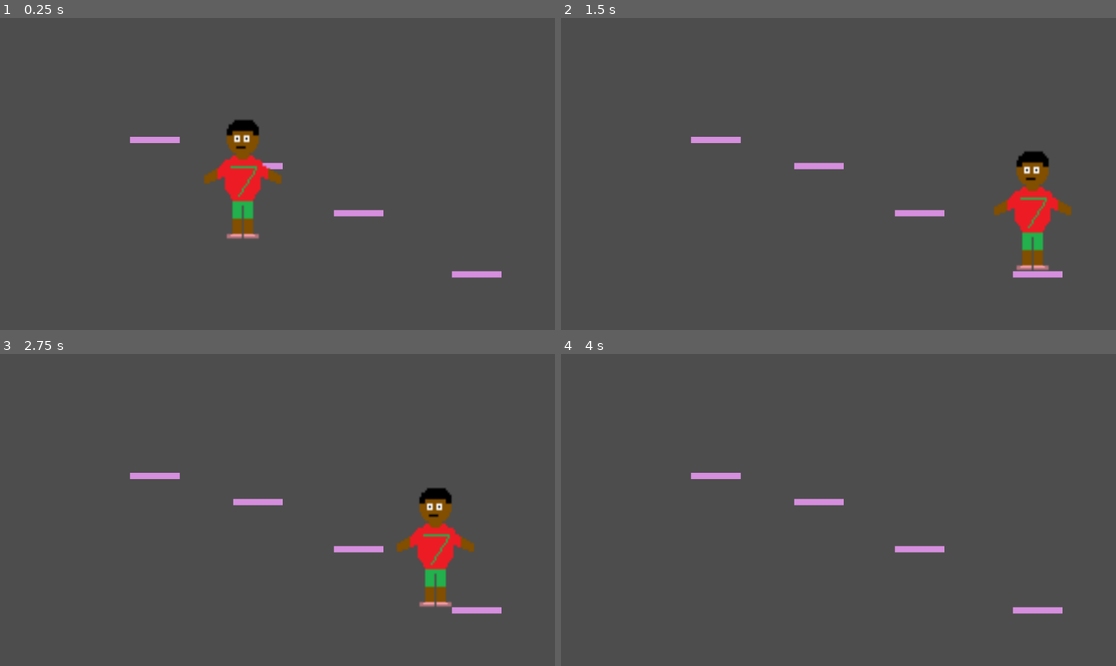
Above: before the commit, frames 1-4 (two rows, left to right).
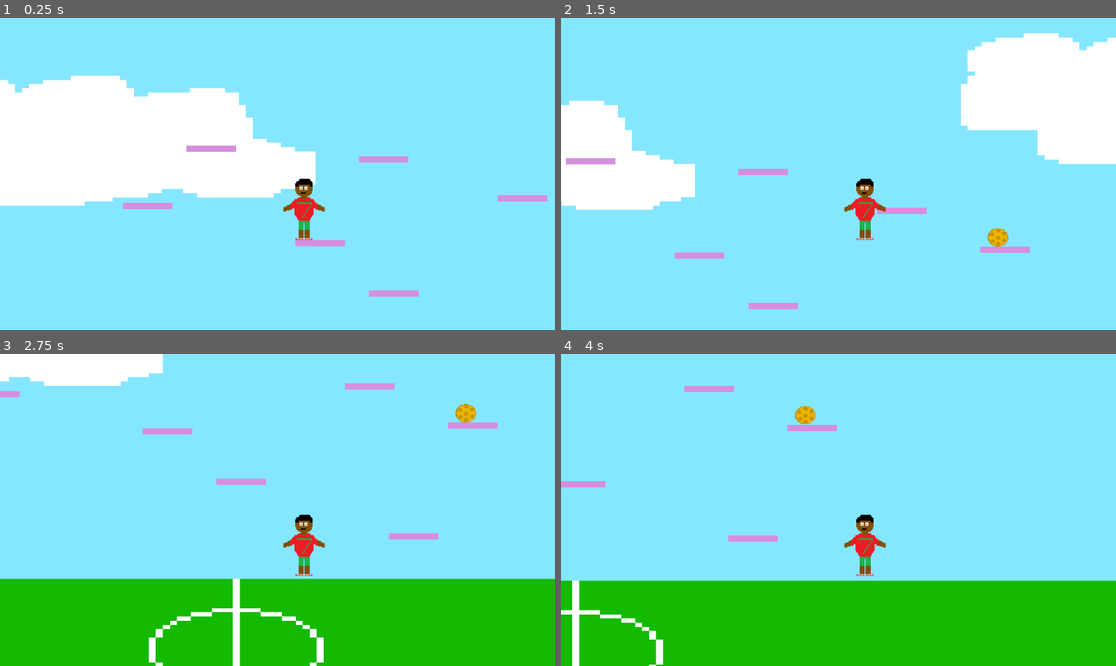
Above: after the commit, the same moments.

Repository: ishaanpatel-sketch/GoDot-game
Game: Godot game, scene res://main.tscn
Two runs of this game, one before a commit and one after it. Both use one fixed random seed, a clock stepped at 60 frames per second and the inputs below.
Inputs:
- Up to frame 1 (0.25 s): no input
- Up to frame 2 (1.5 s): tap Enter (ui_accept) at 0.5, 0.77 s; hold Right (ui_right) from 0.53 s (still down)
- Up to frame 3 (2.75 s): tap Enter (ui_accept) at 1.52 s; release Right (ui_right) at 2.03 s; hold Left (ui_left) from 2.03 s (still down)
- Up to frame 4 (4 s): release Left (ui_left) at 2.78 s; hold Right (ui_right) from 2.78 s (still down); tap Enter (ui_accept) at 3.02, 3.77 s

The runs differ from the first frame. In frame 1, 100% of the frame differs, in the area x 0-100%, y 0-100%; in frame 2, 100%; in frame 3, 100%; in frame 4, 100%.

Commit message:
Add files via upload

Diff:
--- /dev/null
+++ b/goal.gd
@@ -0,0 +1,15 @@
+extends Node2D
+
+
+# Called when the node enters the scene tree for the first time.
+func _ready() -> void:
+	pass # Replace with function body.
+
+
+# Called every frame. 'delta' is the elapsed time since the previous frame.
+func _process(delta: float) -> void:
+	pass
+
+
+func _on_body_entered(body: Node2D) -> void:
+	print("YOU WIN!!!")
--- /dev/null
+++ b/goal.tscn
@@ -0,0 +1,21 @@
+[gd_scene format=3 uid="uid://dbe7egxcj0w42"]
+
+[ext_resource type="Script" uid="uid://3ohl38rs575q" path="res://goal.gd" id="1_0qle8"]
+[ext_resource type="Texture2D" uid="uid://db7e8ypq1hj35" path="res://pixilart-drawing.png" id="1_6k3qi"]
+
+[sub_resource type="CircleShape2D" id="CircleShape2D_6k3qi"]
+radius = 19.0
+
+[node name="goal" type="Area2D" unique_id=1031972429]
+script = ExtResource("1_0qle8")
+
+[node name="ball" type="Sprite2D" parent="." unique_id=245060361]
+position = Vector2(353, 198)
+scale = Vector2(0.59, 0.55)
+texture = ExtResource("1_6k3qi")
+
+[node name="CollisionShape2D" type="CollisionShape2D" parent="." unique_id=971605641]
+position = Vector2(355, 196)
+shape = SubResource("CircleShape2D_6k3qi")
+
+[connection signal="body_entered" from="." to="." method="_on_body_entered"]
--- a/main.tscn
+++ b/main.tscn
@@ -1,7 +1,9 @@
 [gd_scene format=3 uid="uid://btmugdosh4r23"]
 
+[ext_resource type="Texture2D" uid="uid://cm0nhxu867m3b" path="res://background.png" id="1_1bvp3"]
 [ext_resource type="PackedScene" uid="uid://d3as3336dn2hr" path="res://player.tscn" id="1_ig7tw"]
 [ext_resource type="PackedScene" uid="uid://cuus7283sdaxr" path="res://platform.tscn" id="2_0xm2m"]
+[ext_resource type="PackedScene" uid="uid://dbe7egxcj0w42" path="res://goal.tscn" id="3_1bvp3"]
 
 [sub_resource type="WorldBoundaryShape2D" id="WorldBoundaryShape2D_ig7tw"]
 normal = Vector2(-0.0029984873, -0.9999955)
@@ -9,6 +11,13 @@
 
 [node name="Main" type="Node2D" unique_id=1380930927]
 position = Vector2(-2, -1)
+
+[node name="background" type="Area2D" parent="." unique_id=1691989248]
+
+[node name="field" type="Sprite2D" parent="background" unique_id=1048524896]
+position = Vector2(587.50006, 37.5)
+scale = Vector2(14.514998, 8.715)
+texture = ExtResource("1_1bvp3")
 
 [node name="ground" type="StaticBody2D" parent="." unique_id=1785590030]
 
@@ -20,13 +29,30 @@
 position = Vector2(682, 506)
 
 [node name="platform2" parent="ground" unique_id=976098607 instance=ExtResource("2_0xm2m")]
-position = Vector2(437, 379)
+position = Vector2(324, 393)
 
 [node name="platform3" parent="ground" unique_id=2007799218 instance=ExtResource("2_0xm2m")]
-position = Vector2(228, 281)
+position = Vector2(171, 288)
 
 [node name="platform4" parent="ground" unique_id=842989104 instance=ExtResource("2_0xm2m")]
-position = Vector2(14, 227)
+position = Vector2(591, 195)
+
+[node name="platform5" parent="ground" unique_id=1691394787 instance=ExtResource("2_0xm2m")]
+position = Vector2(-55, 92)
+
+[node name="platform6" parent="ground" unique_id=889045875 instance=ExtResource("2_0xm2m")]
+position = Vector2(303, 114)
+
+[node name="platform7" parent="ground" unique_id=1455863590 instance=ExtResource("2_0xm2m")]
+position = Vector2(805, 276)
+
+[node name="platform8" parent="ground" unique_id=1731824982 instance=ExtResource("2_0xm2m")]
+position = Vector2(-187, 211)
 
 [node name="Player" parent="." unique_id=203137343 instance=ExtResource("1_ig7tw")]
 position = Vector2(392, 157)
+
+[node name="Camera2D" type="Camera2D" parent="Player" unique_id=1676015658]
+
+[node name="goal" parent="." unique_id=1035411964 instance=ExtResource("3_1bvp3")]
+position = Vector2(746, 81)
--- a/player.gd
+++ b/player.gd
@@ -1,7 +1,7 @@
 extends CharacterBody2D
 
 
-const SPEED = 500.0
+const SPEED = 400.0
 const JUMP_VELOCITY = -500.0
 
 
--- a/player.tscn
+++ b/player.tscn
@@ -4,17 +4,17 @@
 [ext_resource type="Script" uid="uid://dqfxdidkjjkn5" path="res://player.gd" id="1_onrkg"]
 
 [sub_resource type="CapsuleShape2D" id="CapsuleShape2D_onrkg"]
-radius = 85.0
-height = 245.49994
+radius = 46.0
+height = 124.0
 
 [node name="Player" type="CharacterBody2D" unique_id=203137343]
 script = ExtResource("1_onrkg")
 
 [node name="Sprite2D" type="Sprite2D" parent="." unique_id=1239152810]
-position = Vector2(112, 136.625)
-scale = Vector2(3.90625, 4.5507813)
+position = Vector2(54, 66.5)
+scale = Vector2(2.09375, 2.3593752)
 texture = ExtResource("1_4flbx")
 
 [node name="CollisionShape2D" type="CollisionShape2D" parent="." unique_id=596624715]
-position = Vector2(114, 153.25003)
+position = Vector2(54, 75)
 shape = SubResource("CapsuleShape2D_onrkg")
--- a/project.godot
+++ b/project.godot
@@ -25,4 +25,5 @@
 
 [rendering]
 
+textures/canvas_textures/default_texture_filter=0
 rendering_device/driver.windows="d3d12"
Binary file added: background.png
Not shown, added: background.png.import
Not shown, added: goal.gd.uid
Binary file added: pixilart-drawing.png
Not shown, added: pixilart-drawing.png.import
